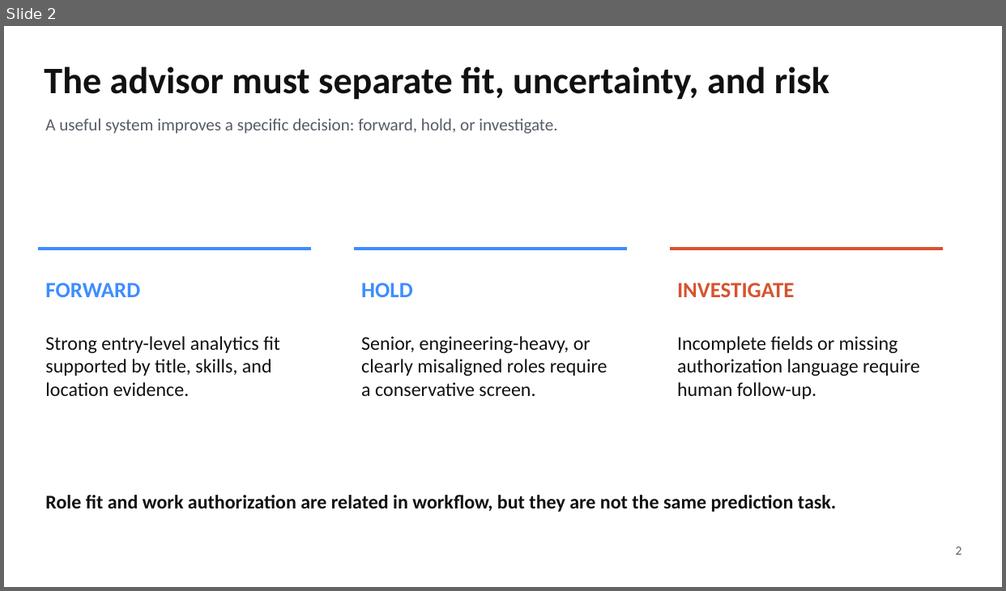
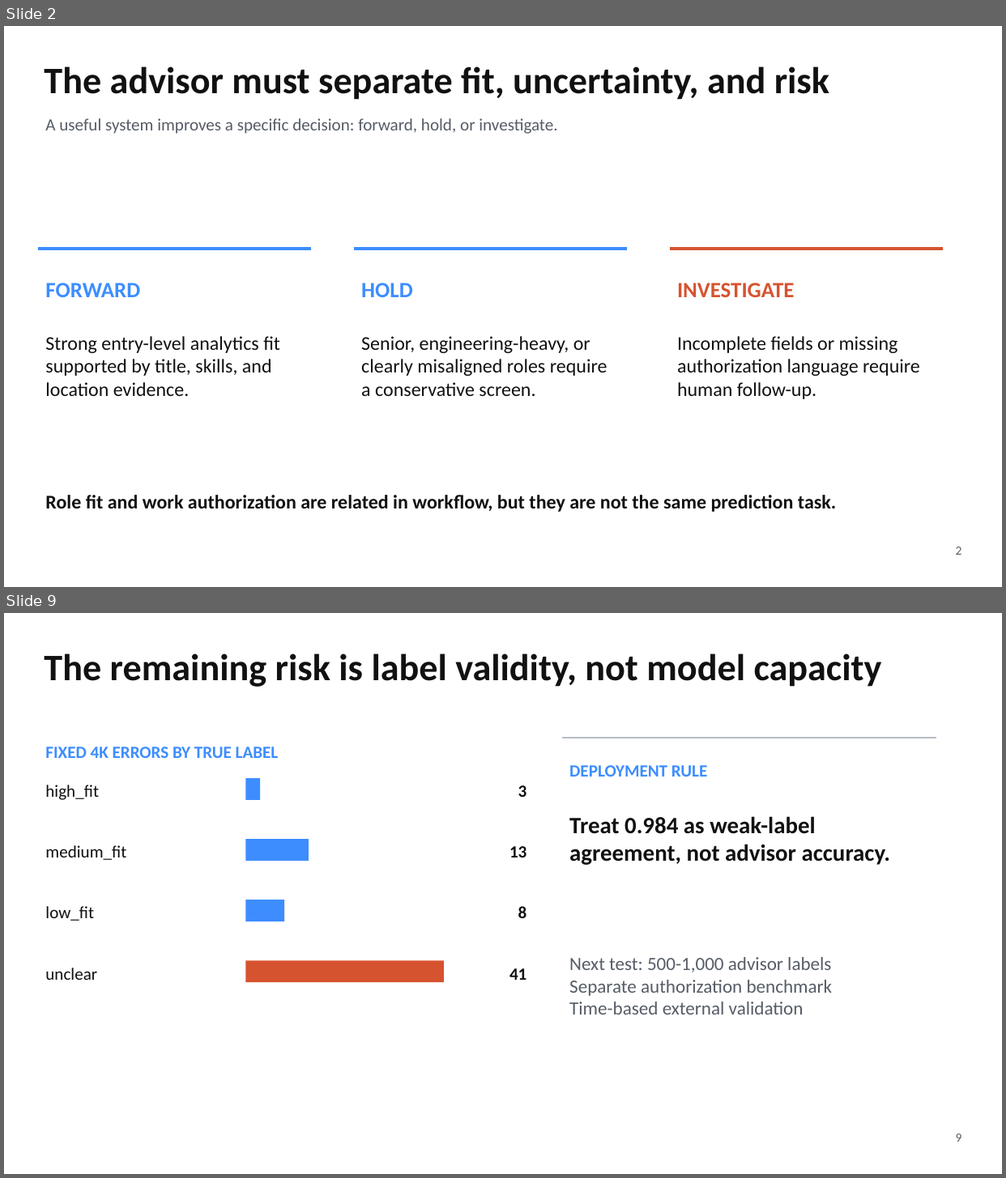
Before and after one commit to Kongbai815/job-matching-nlp, a slide deck: slides/MSBA_Job_Matching_Final_Deck.pptx. Shown one above the other, each under a label of ours: slide 2 before the commit, slides 2 and 9 after it; the slides between them are not shown. The pictures are 1006x591 and 1006x1178 pixels, drawn with LibreOffice and Linux fonts; fonts in the diff are those of the drawing. Boxes give left, top, right and bottom in pixels: in the first picture for what was removed or moved away, otherwise in the second. Text is boxed around its words. In the diff, an @@ line names an element or a change of style, - is before the commit and + after.

```diff
--- a/slides/MSBA_Job_Matching_Final_Deck.pptx
+++ b/slides/MSBA_Job_Matching_Final_Deck.pptx
@@ slide 9 added at [4, 613, 1002, 1174], background #FFFFFF @@
@@ text added at [44, 653, 882, 687], 36 pt, text #111111, bold @@
+The remaining risk is label validity, not model capacity
@@ text added at [45, 747, 279, 758], 16.5 pt, text #3D8DFF, bold @@
+FIXED 4K ERRORS BY TRUE LABEL
@@ line added from (562, 738) to (937, 738), #B8BCC4 1.5 pt @@
@@ rectangle added at [246, 778, 260, 800], fill #3D8DFF @@
@@ text added at [569, 765, 707, 777], 16.5 pt, text #3D8DFF, bold @@
+DEPLOYMENT RULE
@@ text added at [45, 785, 99, 800], 16.5 pt, text #111111 @@
+high_fit
@@ text added at [518, 786, 527, 797], 16.5 pt, text #111111, bold @@
+3
@@ text added at [569, 816, 891, 865], 22.5 pt, text #111111, bold @@
+Treat 0.984 as weak-label agreement, not advisor accuracy.
@@ text added at [45, 845, 126, 860], 16.5 pt, text #111111 @@
+medium_fit
@@ rectangle added at [246, 839, 309, 861], fill #3D8DFF @@
@@ text added at [509, 846, 526, 858], 16.5 pt, text #111111, bold @@
+13
@@ rectangle added at [246, 900, 285, 922], fill #3D8DFF @@
@@ text added at [45, 906, 94, 921], 16.5 pt, text #111111 @@
+low_fit
@@ text added at [518, 906, 527, 918], 16.5 pt, text #111111, bold @@
+8
@@ text added at [45, 968, 97, 980], 16.5 pt, text #111111 @@
+unclear
@@ rectangle added at [246, 961, 444, 983], fill #D6532F @@
@@ text added at [509, 969, 526, 980], 16.5 pt, text #111111, bold @@
+41
@@ text added at [569, 957, 833, 1015], 18 pt, text #565D67 @@
+Next test: 500-1,000 advisor labels
+Separate authorization benchmark
+Time-based external validation
@@ text added at [956, 1134, 962, 1142], 12 pt, text #565D67 @@
+9
```
Also in this commit, not shown: 7 slides changed, 1 slide removed, 34 other files.
